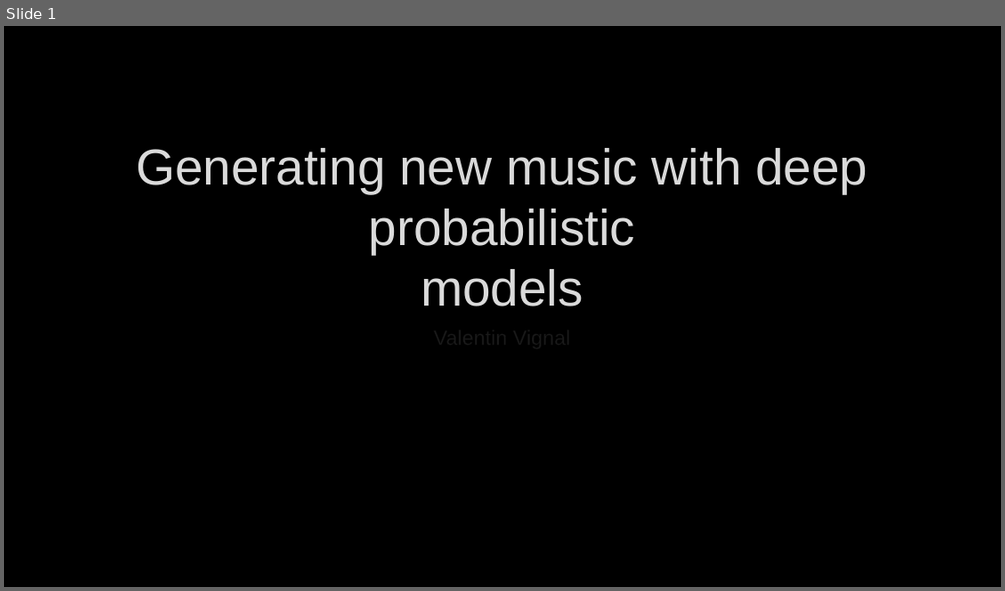
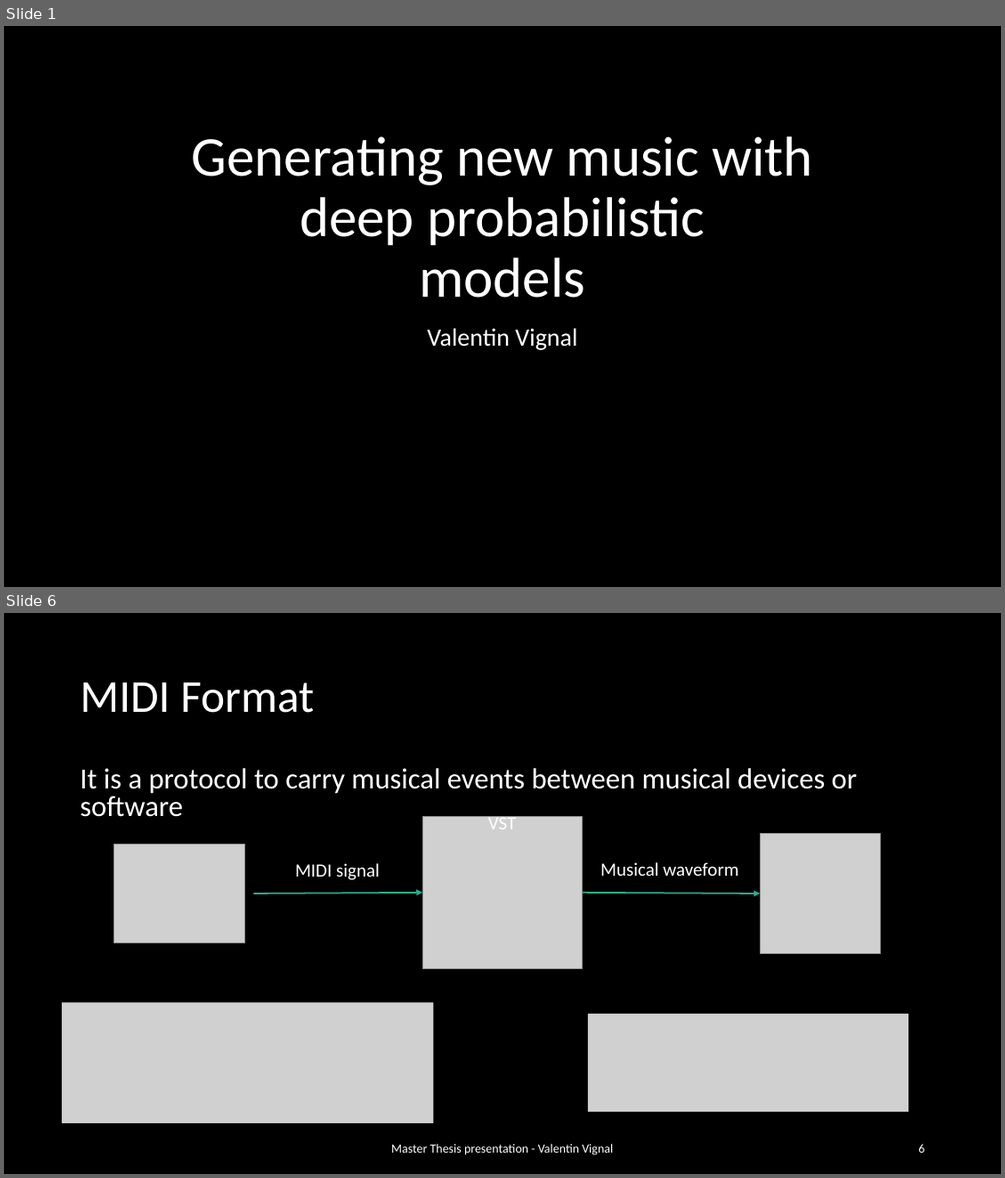
Before and after one commit to ValentinVignal/Dissertation-Report, a slide deck: Presentation/Presentation.pptx. Shown one above the other, each under a label of ours: slide 1 before the commit, slides 1 and 6 after it; the slides between them are not shown. The pictures are 1005x591 and 1005x1178 pixels, drawn with LibreOffice and Linux fonts; fonts in the diff are those of the drawing; grey boxes stand for pictures; background and template pictures are left out. Boxes give left, top, right and bottom in pixels: in the first picture for what was removed or moved away, otherwise in the second. Text is boxed around its words. In the diff, an @@ line names an element or a change of style, - is before the commit and + after.

```diff
--- a/Presentation/Presentation.pptx
+++ b/Presentation/Presentation.pptx
@@ slide 6 added at bbox=[4, 613, 1001, 1174], background #000000 @@
@@ title added at bbox=[80, 682, 314, 713], 44 pt, text #FFFFFF @@
+MIDI Format
@@ text added at bbox=[80, 768, 858, 817], 28 pt, text #FFFFFF @@
+It is a protocol to carry musical events between musical devices or software
@@ picture added at bbox=[423, 817, 582, 968] @@
@@ text added at bbox=[488, 814, 516, 829], 18 pt, text #FFFFFF @@
+VST
@@ picture added at bbox=[114, 844, 245, 943] @@
@@ picture added at bbox=[760, 833, 881, 953] @@
@@ text added at bbox=[295, 863, 380, 880], 18 pt, text #FFFFFF @@
+MIDI signal
@@ text added at bbox=[600, 862, 738, 876], 18 pt, text #FFFFFF @@
+Musical waveform
@@ arrow added from (254, 893) to (423, 892), #29AF8C 1.5 pt @@
@@ arrow added from (582, 892) to (760, 893), #29AF8C 1.5 pt @@
@@ picture added at bbox=[62, 1003, 433, 1124] @@
@@ picture added at bbox=[588, 1013, 909, 1111] @@
@@ text added at bbox=[391, 1143, 613, 1155], 12 pt, text #FFFFFF @@
+Master Thesis presentation - Valentin Vignal
@@ page number added at bbox=[918, 1143, 924, 1152], 12 pt, text #FFFFFF @@
+6
@@ slide 1 changed as well @@
@@ title "Generating new music with deep ...": place and size @@
-title "Generating new music with deep ..." at bbox=[136, 148, 867, 306]
+title "Generating new music with deep ..." at bbox=[192, 136, 813, 297]
@@ title "Generating new music with deep ..." at bbox=[192, 136, 813, 297]: size 48.6 to 54 pt, font Arial to Calibri, text colour #DADADA to #FFFFFF, letter outline #404040 0.75 pt to none; line spacing 1 to 0.9 @@
@@ subtitle "Valentin Vignal": place and size @@
-subtitle "Valentin Vignal" at bbox=[116, 321, 888, 407]
+subtitle "Valentin Vignal" at bbox=[427, 328, 577, 350]
@@ subtitle "Valentin Vignal" at bbox=[427, 328, 577, 350]: size 20 to 24 pt, font Arial to Calibri, letter outline #404040 0.75 pt to none; line spacing 1 to 0.9 @@
```
Also in this commit, not shown: 29 other slides added, 1 slide removed, 15 other files.
